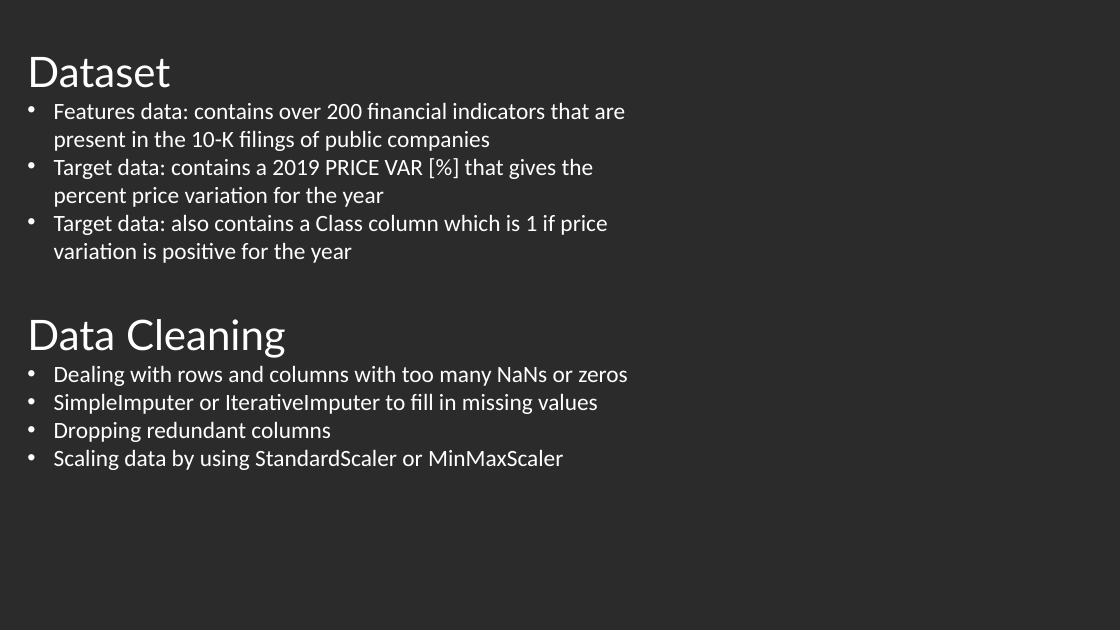
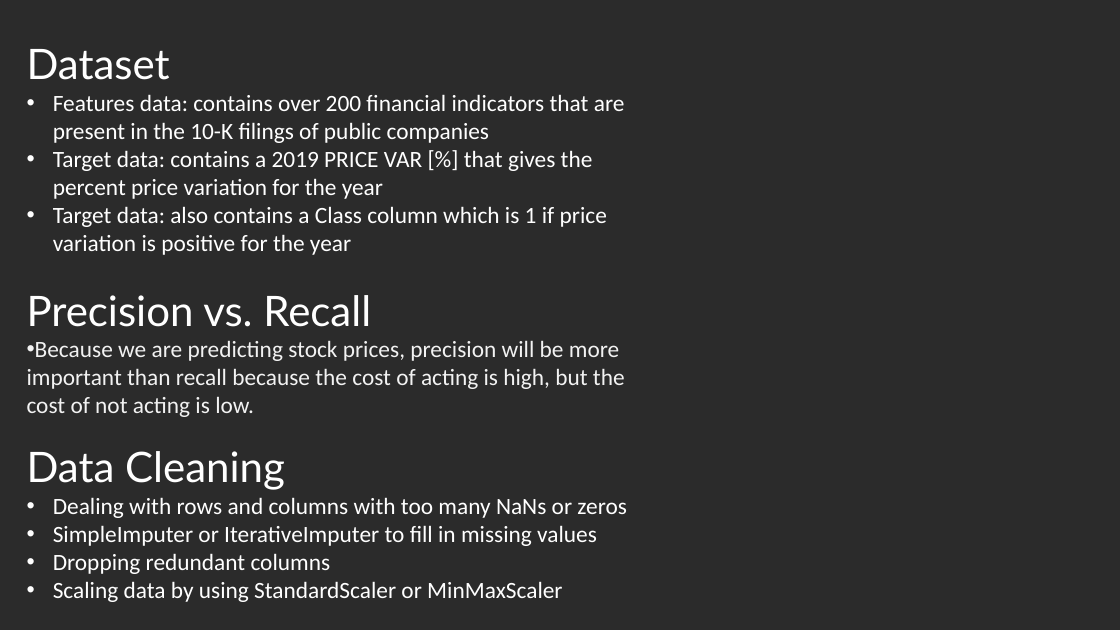
Before and after one commit to danenbm/fintech-p2-machine-learning, a slide deck: slide 2 of fintech-p2-machine-learning.pptx. Drawn at 1120x630 pixels with LibreOffice and Linux fonts; fonts in the diff are those of the drawing; background and template pictures are left out; a plain dark background stands for a picture behind light text. Boxes give left, top, right and bottom in pixels: in the first picture for what was removed or moved away, otherwise in the second. Text is boxed around its words. In the diff, an @@ line names an element or a change of style, - is before the commit and + after.

Commit message:
updated powerpoint slide two

```diff
--- a/fintech-p2-machine-learning.pptx
+++ b/fintech-p2-machine-learning.pptx
@@ text "Dataset": place and size @@
-text "Dataset" at [27,57,628,470]
+text "Dataset" at [27,49,627,602]
@@ text at [27,295,625,417]: paragraphs added @@
+Precision vs. Recall
+• Because we are predicting stock prices, precision will be more important than recall because the cost of acting is high, but the cost of not acting is low.
```
